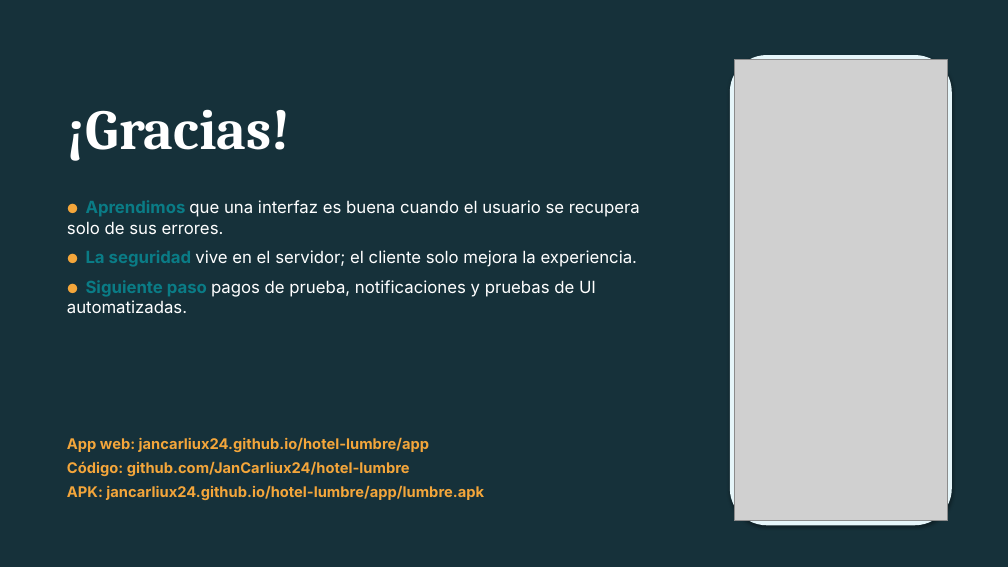
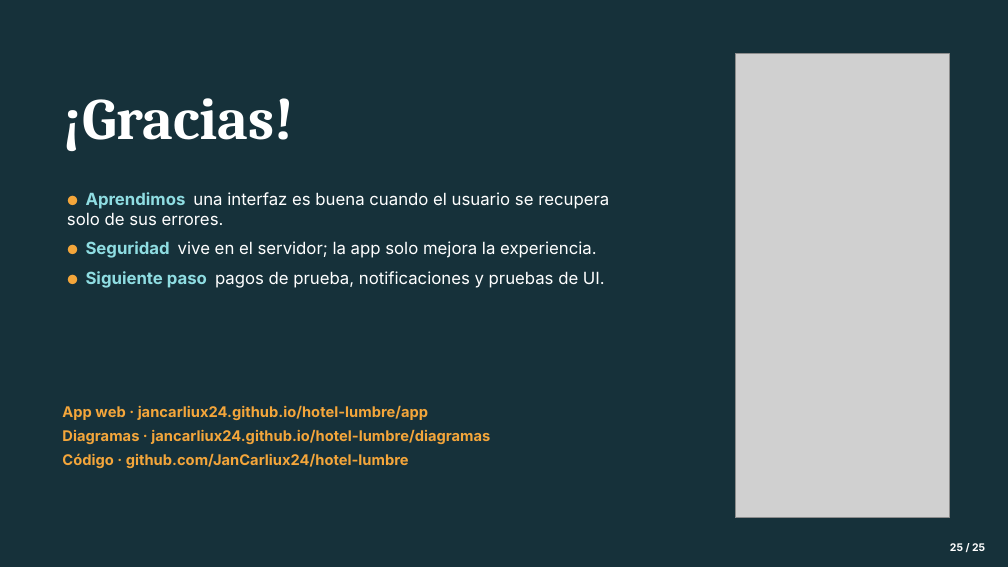
Before and after one commit to JanCarliux24/hotel-lumbre, a slide deck: slide 25 of docs/entregables/Presentacion_Proyecto_Lumbre.pptx (slide 16 before the commit). Drawn at 1008x567 pixels with LibreOffice and Linux fonts; fonts in the diff are those of the drawing; grey boxes stand for pictures. Boxes give left, top, right and bottom in pixels: in the first picture for what was removed or moved away, otherwise in the second. Text is boxed around its words. In the diff, an @@ line names an element or a change of style, - is before the commit and + after.

```diff
--- a/docs/entregables/Presentacion_Proyecto_Lumbre.pptx
+++ b/docs/entregables/Presentacion_Proyecto_Lumbre.pptx
@@ rectangle at (0,0,1008,567): shadow off @@
@@ rounded rectangle removed at (730,55,952,526) @@
@@ picture: place and size @@
-picture at (734,60,948,521)
+picture at (735,54,950,518)
@@ text "¡Gracias!": place and size @@
-text "¡Gracias!" at (67,109,291,161)
+text "¡Gracias!" at (62,98,294,151)
@@ text "¡Gracias!" at (62,98,294,151): size 54 to 56 pt @@
@@ text at (67,192,609,288): text changed @@
-● Aprendimos que una interfaz es buena cuando el usuario se recupera solo de sus errores.
-● La seguridad vive en el servidor; el cliente solo mejora la experiencia.
-● Siguiente paso pagos de prueba, notificaciones y pruebas de UI automatizadas.
+● Aprendimos una interfaz es buena cuando el usuario se recupera solo de sus errores.
+● Seguridad vive en el servidor; la app solo mejora la experiencia.
+● Siguiente paso pagos de prueba, notificaciones y pruebas de UI.
@@ text at (62,405,490,468): text changed @@
-App web: jancarliux24.github.io/hotel-lumbre/app
-Código: github.com/JanCarliux24/hotel-lumbre
-APK: jancarliux24.github.io/hotel-lumbre/app/lumbre.apk
+App web · jancarliux24.github.io/hotel-lumbre/app
+Diagramas · jancarliux24.github.io/hotel-lumbre/diagramas
+Código · github.com/JanCarliux24/hotel-lumbre
@@ text added at (950,543,985,551), 10 pt, text #FFFFFF, bold @@
+25 / 25
```
Also in this commit, not shown: 6 other slides changed, 18 slides added, 9 slides removed, 22 other files.
